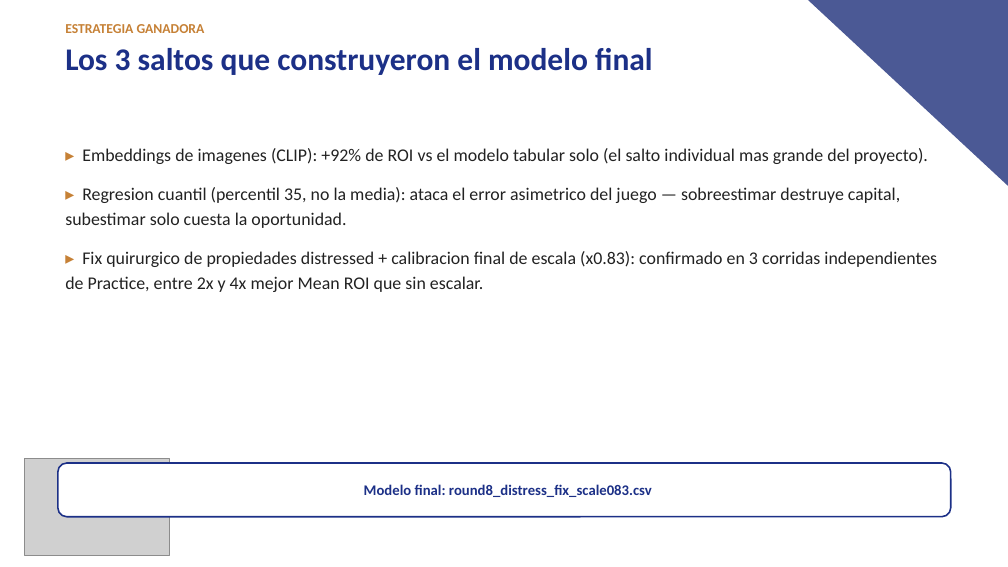
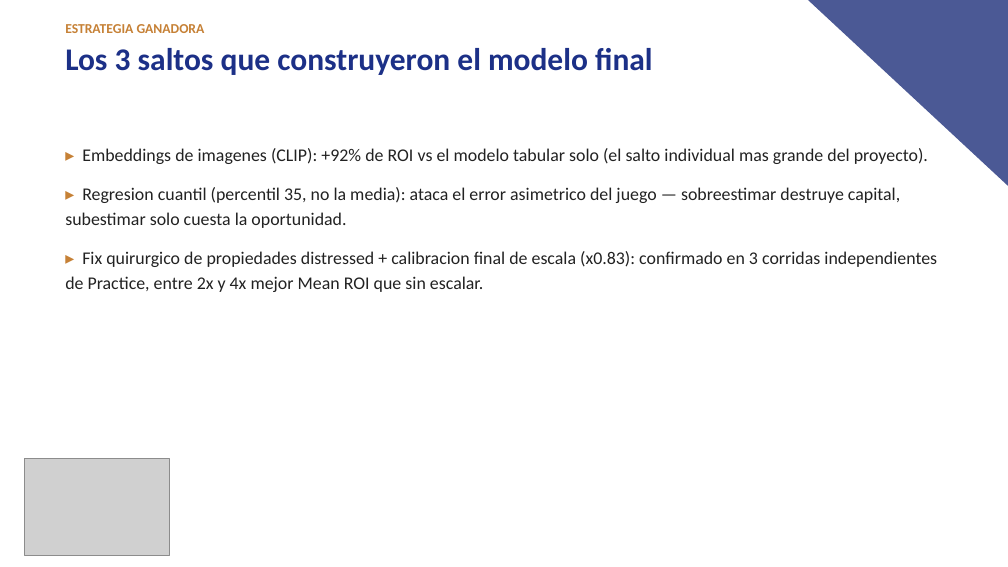
Before and after one commit to martinceriotti/26ROS_Sam, a slide deck: slide 4 of reports/resumen_proyecto_SAM.pptx. Drawn at 1008x567 pixels with LibreOffice and Linux fonts; fonts in the diff are those of the drawing; grey boxes stand for pictures. Boxes give left, top, right and bottom in pixels: in the first picture for what was removed or moved away, otherwise in the second. Text is boxed around its words. In the diff, an @@ line names an element or a change of style, - is before the commit and + after.

```diff
--- a/reports/resumen_proyecto_SAM.pptx
+++ b/reports/resumen_proyecto_SAM.pptx
@@ rounded rectangle removed at bbox=[58, 463, 951, 516] @@
-Modelo final: round8_distress_fix_scale083.csv
```
Also in this commit, not shown: 4 other slides changed, 3 other files.
